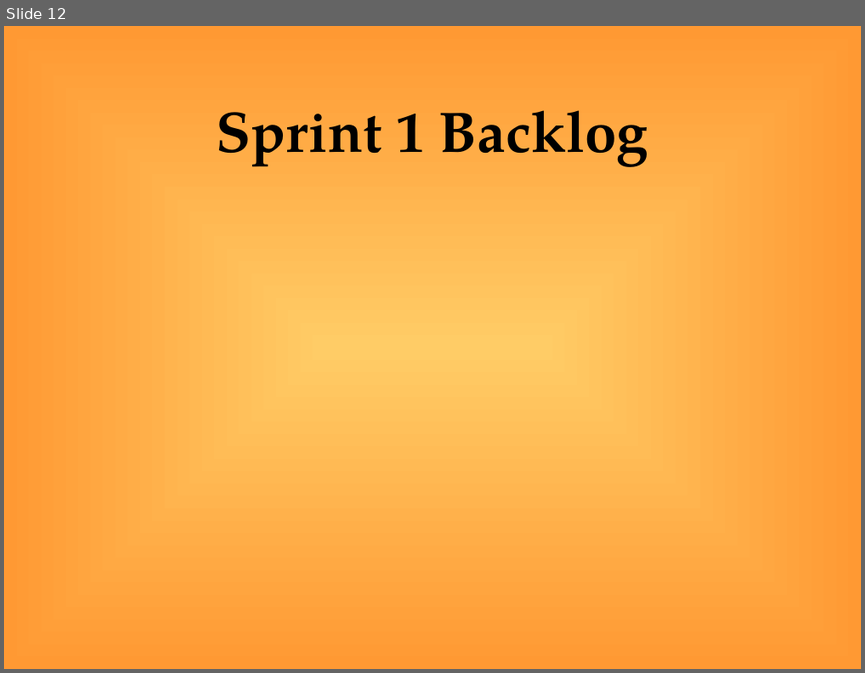
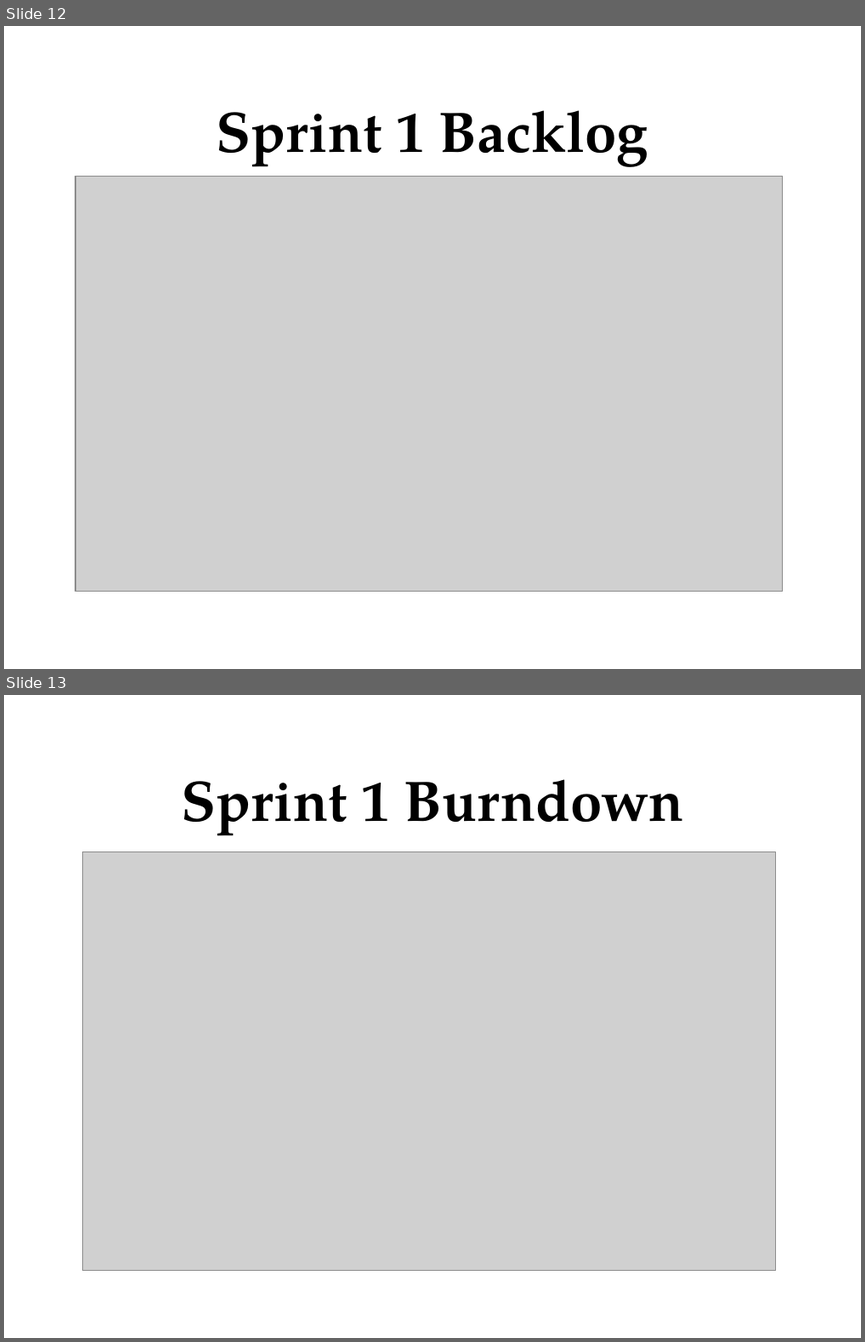
Before and after one commit to jliem/ninea1, a slide deck: doc/s1/Presentation-SeniorDesign.ppt. Shown one above the other, each under a label of ours: slide 12 before the commit, slides 12 and 13 after it. The pictures are 865x673 and 865x1342 pixels, drawn with LibreOffice and Linux fonts; fonts in the diff are those of the drawing; grey boxes stand for pictures; background and template pictures are left out. Boxes give left, top, right and bottom in pixels: in the first picture for what was removed or moved away, otherwise in the second. Text is boxed around its words. In the diff, an @@ line names an element or a change of style, - is before the commit and + after.

Commit message:
Added sprint 1 stuff to slides; used Catie's background

```diff
--- a/doc/s1/Presentation-SeniorDesign.ppt
+++ b/doc/s1/Presentation-SeniorDesign.ppt
@@ slide 13 added at [4,695,861,1338], background picture (left out) @@
@@ title added at [181,779,684,836], 48 pt, text #000000, bold @@
+Sprint 1 Burndown
@@ picture added at [83,851,775,1270] @@
@@ slide 12 changed as well @@
@@ background gradient #FFCC66 to #FF9933 to picture (left out) @@
@@ picture added at [75,176,782,591] @@
```
Also in this commit, not shown: 13 other slides changed, 2 other slides added, 3 other files.
